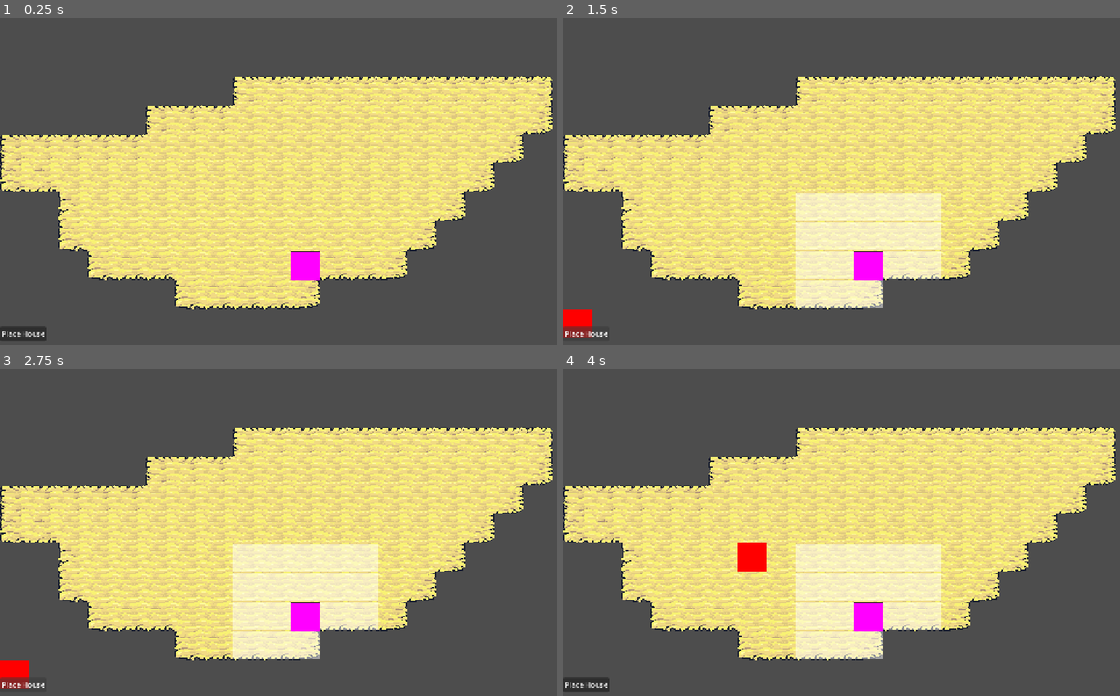
Above: before the commit, frames 1-4 (two rows, left to right).
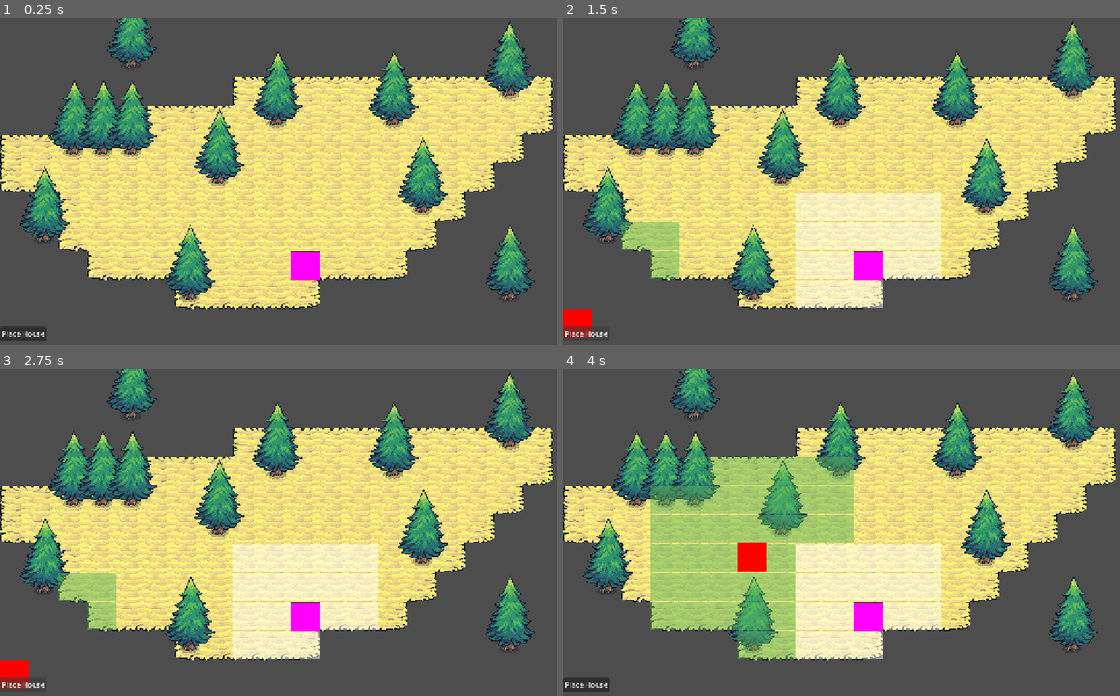
Above: after the commit, the same moments.

Repository: fkemeh18/grid-demo
Game: Godot game, scene res://Scenes/main.tscn
The game is run twice, just before and just after one commit, with the same random seed, the same clock (stepped at 60 frames per second) and the same inputs.
Inputs (mouse positions are in pixels of both pictures, inside the frame that each line leads up to):
- Up to frame 1 (0.25 s): no input
- Up to frame 2 (1.5 s): click "Place House" at 0.5 s; click "Place House" at 1.25 s
- Up to frame 3 (2.75 s): click "Place House" at 2 s
- Up to frame 4 (4 s): move the mouse to (980, 516) at 2.77 s; press the mouse at (980, 516) at 2.78 s; move the mouse to (735, 548) at 3.52 s; release the mouse at (735, 548) at 3.53 s; click (735, 548) at 3.6 s

The runs differ from the first frame. In frame 1, 13% of the frame differs, in the area x 3-97%, y 0-87%; in frame 2, 14%; in frame 3, 14%; in frame 4, 25%, in the area x 3-97%, y 0-89%.

Commit message:
Tree Update
In addition to fixes for the highlighted tiles and functionality for placing buildings, animated trees have been added! Buildings can no longer be placed on each other, will no longer be highlighted white or green, and will allow the cursor to highlight spaces green while building is active if those spaces would become highlighted once the building is placed.

Diff:
--- a/Resources/highlight_tileset.tres
+++ b/Resources/highlight_tileset.tres
@@ -6,6 +6,7 @@
 texture = ExtResource("1_slcuc")
 texture_region_size = Vector2i(64, 64)
 0:0/0 = 0
+1:0/0 = 0
 
 [resource]
 tile_size = Vector2i(64, 64)
--- a/Resources/terrain_tileset.tres
+++ b/Resources/terrain_tileset.tres
@@ -1,6 +1,7 @@
 [gd_resource type="TileSet" format=3 uid="uid://cv4rfmwn0q5k7"]
 
 [ext_resource type="Texture2D" uid="uid://cuhlx5pwlpcy6" path="res://Assets/Tiles/tilemap_flat.png" id="1_mm774"]
+[ext_resource type="Texture2D" uid="uid://bymeh328vqf7o" path="res://Assets/Tiles/tree.png" id="2_mcq0o"]
 
 [sub_resource type="TileSetAtlasSource" id="TileSetAtlasSource_mcq0o"]
 texture = ExtResource("1_mm774")
@@ -102,6 +103,18 @@
 8:3/0/terrain = 0
 8:3/0/custom_data_0 = true
 
+[sub_resource type="TileSetAtlasSource" id="TileSetAtlasSource_8tlhx"]
+texture = ExtResource("2_mcq0o")
+texture_region_size = Vector2i(192, 192)
+0:0/animation_columns = 4
+0:0/animation_mode = 1
+0:0/animation_frame_0/duration = 0.15
+0:0/animation_frame_1/duration = 0.15
+0:0/animation_frame_2/duration = 0.15
+0:0/animation_frame_3/duration = 0.15
+0:0/0 = 0
+0:0/0/texture_origin = Vector2i(0, 64)
+
 [resource]
 tile_size = Vector2i(64, 64)
 terrain_set_0/mode = 2
@@ -110,3 +123,4 @@
 custom_data_layer_0/name = "buildable"
 custom_data_layer_0/type = 1
 sources/0 = SubResource("TileSetAtlasSource_mcq0o")
+sources/1 = SubResource("TileSetAtlasSource_8tlhx")
--- a/Scenes/Buildings/building.tscn
+++ b/Scenes/Buildings/building.tscn
@@ -6,6 +6,7 @@
 [node name="Building" type="Node2D" unique_id=757697784]
 
 [node name="BuildingComponent" parent="." unique_id=1013691913 instance=ExtResource("1_ocwl4")]
+build_radius = 3
 
 [node name="Sprite2D" type="Sprite2D" parent="." unique_id=774024146]
 texture = ExtResource("1_3x4vu")
--- a/Scenes/main.tscn
+++ b/Scenes/main.tscn
@@ -42,6 +42,10 @@
 tile_map_data = PackedByteArray("AAAHAAQAAAAGAAEAAAAGAAQAAAAGAAEAAAAGAAUAAAAGAAEAAAAHAAUAAAAGAAEAAAAIAAUAAAAGAAEAAAAIAA …(1568 unchanged characters)…
 tile_set = ExtResource("3_6bp64")
 
+[node name="ResourceTileMapLayer" type="TileMapLayer" parent="TMLs/BaseTerrainLayer" unique_id=442228459]
+tile_map_data = PackedByteArray("AAANAAMAAQAAAAAAAAABAAcAAQAAAAAAAAARAAkAAQAAAAAAAAAHAAUAAQAAAAAAAAAEAAQAAQAAAAAAAAADAAQAAQAAAAAAAAACAAQAAQAAAAAAAAAOAAYAAQAAAAAAAAARAAIAAQAAAAAAAAAJAAMAAQAAAAAAAAAGAAkAAQAAAAAAAAAEAAEAAQAAAAAAAAA=")
+tile_set = ExtResource("3_6bp64")
+
 [node name="HighlightTileMapL" type="TileMapLayer" parent="TMLs" unique_id=32821524 node_paths=PackedStringArray("bc")]
 modulate = Color(1, 1, 1, 0.49803922)
 tile_set = ExtResource("5_kry3j")
--- a/Scripts/Components/building_component.gd
+++ b/Scripts/Components/building_component.gd
@@ -4,8 +4,11 @@
 @export_custom(PROPERTY_HINT_NONE,"",
 				PROPERTY_USAGE_DEFAULT) var build_radius: int
 
+var bc_name: StringName
+
 func _ready():
-	add_to_group(self.name)
+	bc_name = self.name
+	add_to_group(bc_name)
 	var emit := func(): GameEvents.emit_on_building_placed(self)
 	emit.call_deferred()
 
--- a/Scripts/Management/grid_manager.gd
+++ b/Scripts/Management/grid_manager.gd
@@ -36,8 +36,11 @@
 func _on_placed_building(bc: BuildingComponent) -> void:
 	_highlight_tml._update_valid_buildable_tiles(bc, self)
 
-func _update_highlight_tml() -> void:
+func _update_highlight_tiles() -> void:
 	_highlight_tml.highlight_buildable_tiles()
+
+func _update_expanded_tiles(pos: Vector2i, radius: int) -> void:
+	_highlight_tml.highlight_expanded_buildable_tiles(pos, radius, self)
 
 func _player_pressed() -> void:
 	player_placed_building = true
--- a/Scripts/TileMapLayers/highlight_tile_map_l.gd
+++ b/Scripts/TileMapLayers/highlight_tile_map_l.gd
@@ -4,6 +4,7 @@
 @export var bc: BuildingComponent
 
 var _valid_buildable_tiles: Dictionary[Vector2i, bool]
+var _built_tile_locations: Dictionary[Vector2i, bool]
 
 func _clear() -> void:
 	clear()
@@ -12,16 +13,54 @@
 	for tile_pos in _valid_buildable_tiles:
 		set_cell(tile_pos, 0, Vector2i())
 
+func _get_valid_tiles_in_radius(pos: Vector2i, radius: int,
+								gm: GridManager) -> Dictionary[Vector2i, bool]:
+	var valid_tiles: Dictionary[Vector2i, bool]
+
+	for i in range(pos.x - radius, pos.x + (radius + 1)):
+		for j in range(pos.y - radius, pos.y + (radius + 1)):
+			if !gm._is_terrain_buildable(Vector2i(i, j)): continue
+			valid_tiles[Vector2i(i, j)] = true
+
+	return valid_tiles
+
 func _update_valid_buildable_tiles(comp: BuildingComponent,
 									gm: GridManager) -> void:
-
 	var grid_tile_pos = comp._get_grid_pos(gm._main_tml_)
 	var radius = comp.build_radius
+	var valid_tiles = _get_valid_tiles_in_radius(grid_tile_pos, radius, gm)
+	var occupied_tiles = _get_occupied_tiles(comp, gm)
 
-	for i in range(grid_tile_pos.x - radius, grid_tile_pos.x + (radius + 1)):
-		for j in range(grid_tile_pos.y - radius, grid_tile_pos.y + (radius + 1)):
-			if !gm._is_terrain_buildable(Vector2i(i, j)): continue
-			#set_cell(Vector2i(i, j), 0, Vector2i())
-			_valid_buildable_tiles.set(Vector2i(i, j), true)
+	_valid_buildable_tiles.merge(valid_tiles)
 
-	_valid_buildable_tiles.erase(comp._get_grid_pos(gm._main_tml_))
+	for existing_bc in occupied_tiles:
+		_valid_buildable_tiles.erase(existing_bc)
+
+func highlight_expanded_buildable_tiles(pos: Vector2i, radius: int,
+											gm: GridManager) -> void:
+	_clear()
+	highlight_buildable_tiles()
+
+	var expanded_tiles = _get_valid_tiles_in_radius(pos, radius, gm)
+	var atlas_coords = Vector2i(1, 0)
+
+	for tile in _valid_buildable_tiles:
+		expanded_tiles.erase(tile)
+
+	for tile in _built_tile_locations:
+		expanded_tiles.erase(tile)
+
+	for tile_pos in expanded_tiles:
+		set_cell(tile_pos, 0, atlas_coords)
+
+func _get_occupied_tiles(bc: BuildingComponent,
+							gm: GridManager) -> Dictionary[Vector2i, bool]:
+	var building_components: Array[BuildingComponent]
+
+	for node in get_tree().get_nodes_in_group(bc.bc_name):
+		building_components.append(node as BuildingComponent)
+
+	for tile in building_components:
+		_built_tile_locations[tile._get_grid_pos(gm._main_tml_)] = true
+
+	return _built_tile_locations
--- a/Scripts/main.gd
+++ b/Scripts/main.gd
@@ -24,7 +24,7 @@
 			&& (_grid_manager._temp_grid_pos != null ||
 			_grid_manager._temp_grid_pos !=
 			_grid_manager._get_mouse_grid_pos_without_update())):
-		_grid_manager._update_highlight_tml()
+		_grid_manager._update_expanded_tiles(_grid_manager._temp_grid_pos, 3)
 
 #deals with the placement of sprite "building"
 func _place_building() -> void:
@@ -45,3 +45,4 @@
 		_button_manager._place_building_button_active = true
 		_grid_manager._main_tml_._toggle_visibility_on(
 			_grid_manager._temp_grid_pos)
+		_grid_manager._update_highlight_tiles()
Binary file changed: Assets/Tiles/highlight_tile.png
Binary file added: Assets/Tiles/tree.png
Not shown, added: Assets/Tiles/tree.png.import
